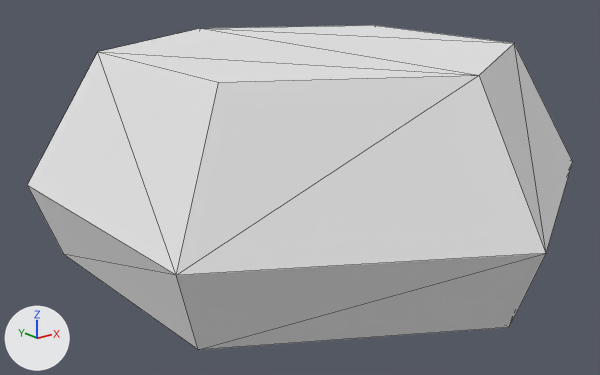
The OBJ model DynamicLab/Assets/Nature Kit/Models/OBJ format/rock_smallG.obj: old version first, new version second.
Rendered twice from a 50 mm camera at (-0.633, -0.766, 0.381) aimed at (-0.022, -0.001, 0.076). Every picture has the same lights, and +X, +Y and +Z are marked at lower left. The older version comes first. Mesh edges are drawn as thin lines. Where no turn or scale is listed for an object, it has been applied to the vertices.

The first picture shows 'rock_smallG'.
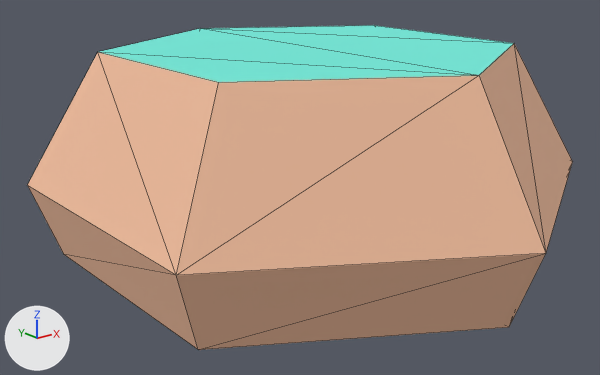
Changed parts and their boxes (x1, y1, x2, y2) in the pictures (600 x 375 px):
'rock_smallG', recoloured (white to beige): (27, 25, 573, 350) in both

The change, as a diff of the scene's bpy script:
```diff
--- a/DynamicLab/Assets/Nature Kit/Models/OBJ format/rock_smallG.obj.py
+++ b/DynamicLab/Assets/Nature Kit/Models/OBJ format/rock_smallG.obj.py
@@ mat_dirt @@
 mat_dirt = principled_material('dirt')
-mat_dirt.base_color = (0.8, 0.8, 0.8)  # white #e7e7e7
+mat_dirt.base_color = (0.886, 0.514, 0.341)  # beige #f2be9e
 mat_dirt.roughness = 1.0
@@ mat_grass @@
 mat_grass = principled_material('grass')
-mat_grass.base_color = (0.8, 0.8, 0.8)  # white #e7e7e7
+mat_grass.base_color = (0.173, 0.847, 0.722)  # cyan #73eddd
 mat_grass.roughness = 1.0
```
